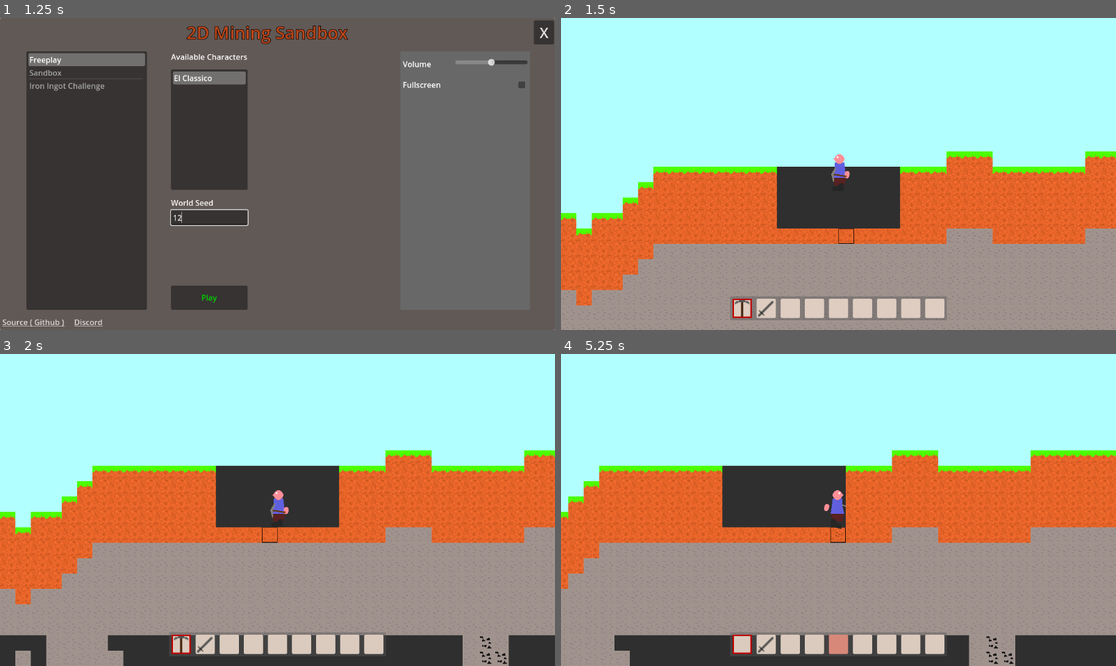
Above: before the commit, frames 1-4 (two rows, left to right).
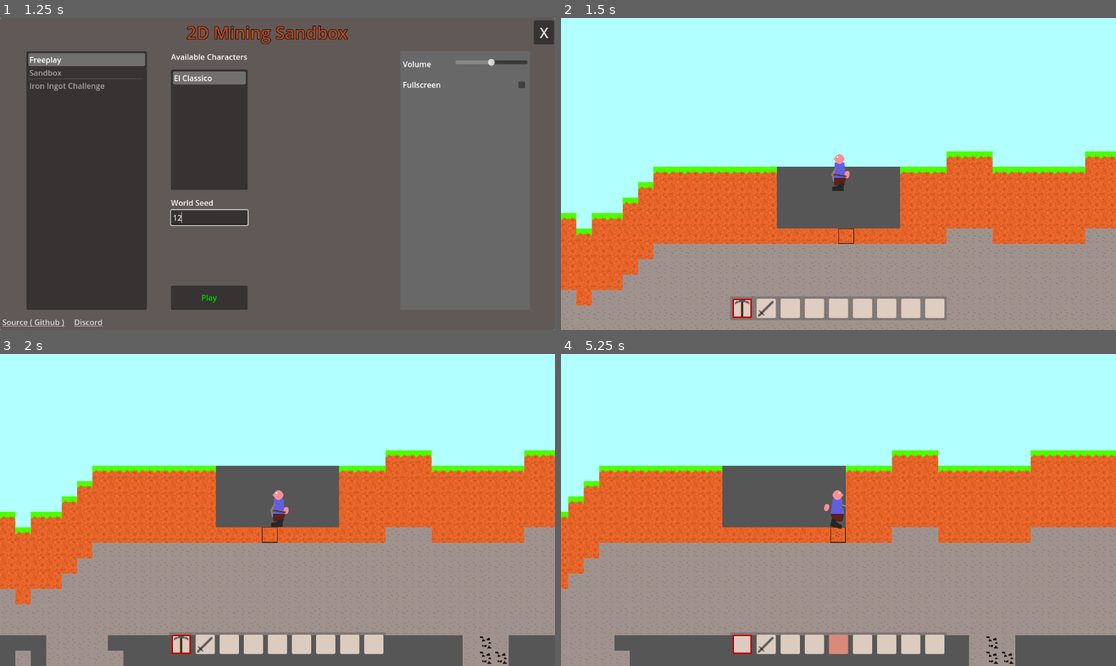
Above: after the commit, the same moments.

Repository: Griiimon/2D-Mining-Sandbox
Game: Godot game, scene res://game/startup.tscn
Same seed, same stepped clock (60 frames per second), same inputs: the game is played once before the commit and once after it. The engine's default icon, where the game draws it, is replaced by a stand-in: a white triangle on a blue panel in a dark square.
Inputs (mouse positions are in pixels of both pictures, inside the frame that each line leads up to):
- Up to frame 1 (1.25 s): click (210, 217) at 0.52 s; type "12" at 0.6 s
- Up to frame 2 (1.5 s): click "Play" at 1.25 s
- Up to frame 3 (2 s): no input
- Up to frame 4 (5.25 s): tap Enter at 2 s; move the mouse to (744, 644) at 2.02 s; hold D (right) 2.03-3.53 s; click (744, 644) at 2.1 s; tap Up (jump) at 2.27, 3.02, 4.52 s; move the mouse to (766, 644) at 2.77 s; tap F (change_block_state) at 2.85 s; click (766, 644) at 2.92 s; move the mouse to (788, 644) at 3.52 s; hold A (left) 3.53-4.28 s; tap X (drop_item) at 3.6 s; click (788, 644) at 3.67 s; move the mouse to (816, 644) at 4.27 s; hold D (right) from 4.28 s (still down); tap E (next_hotbar_item) at 4.35 s; click (816, 644) at 4.42 s; move the mouse to (838, 644) at 5.02 s; tap Q (previous_hotbar_item) at 5.1 s; click (838, 644) at 5.17 s

Frame 1 is identical in both runs. In frame 2, 4.2% of the frame differs, in the area x 38-62%, y 47-68%; in frame 3, 9.1%; in frame 4, 9.4%, in the area x 9-100%, y 35-100%.

Commit message:
update background color

Diff:
--- a/game/world/chunks/world_chunk.tscn
+++ b/game/world/chunks/world_chunk.tscn
@@ -11,7 +11,7 @@
 layer_1/navigation_enabled = false
 layer_1/tile_data = PackedInt32Array()
 layer_2/name = "background"
-layer_2/modulate = Color(0.18359, 0.18359, 0.18359, 1)
+layer_2/modulate = Color(0.339095, 0.339095, 0.339095, 1)
 layer_2/z_index = -10
 layer_2/navigation_enabled = false
 layer_2/tile_data = PackedInt32Array()
